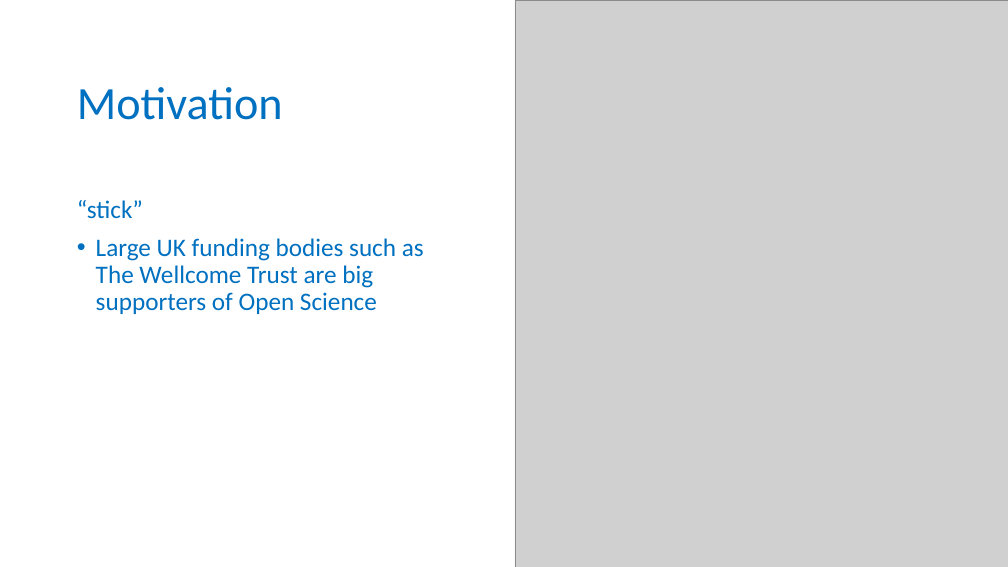
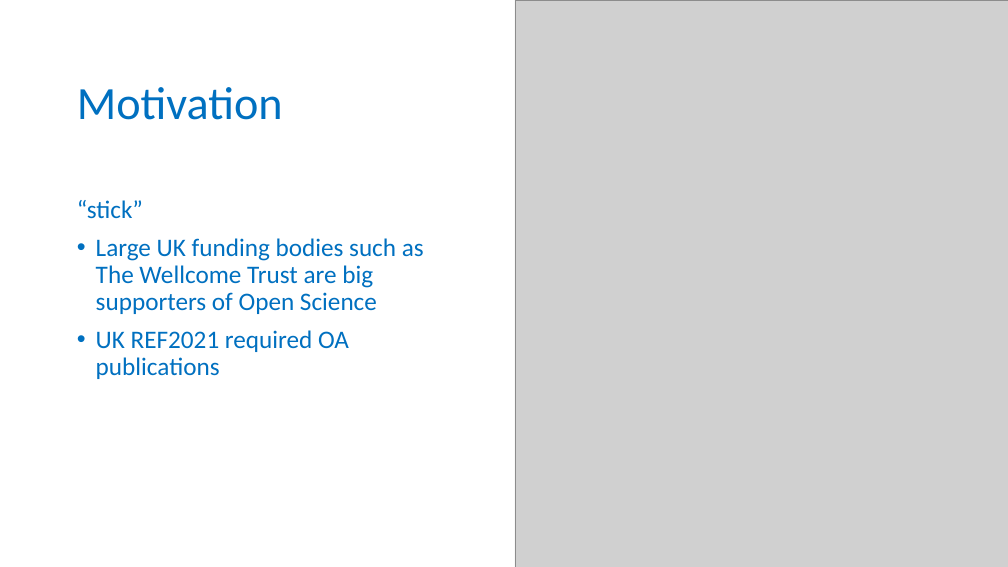
Before and after one commit to tobyhodges/probable-enigma, a slide deck: slide 11 of instructors/01-Why_are_we_here.pptx. Drawn at 1008x567 pixels with LibreOffice and Linux fonts; fonts in the diff are those of the drawing; grey boxes stand for pictures; background and template pictures are left out. Boxes give left, top, right and bottom in pixels: in the first picture for what was removed or moved away, otherwise in the second. Text is boxed around its words. In the diff, an @@ line names an element or a change of style, - is before the commit and + after.

```diff
--- a/instructors/01-Why_are_we_here.pptx
+++ b/instructors/01-Why_are_we_here.pptx
@@ text at bbox=[96, 330, 349, 379]: paragraph added @@
+• UK REF2021 required OA publications
```
Also in this commit, not shown: 5 other slides changed, 5 other files.
